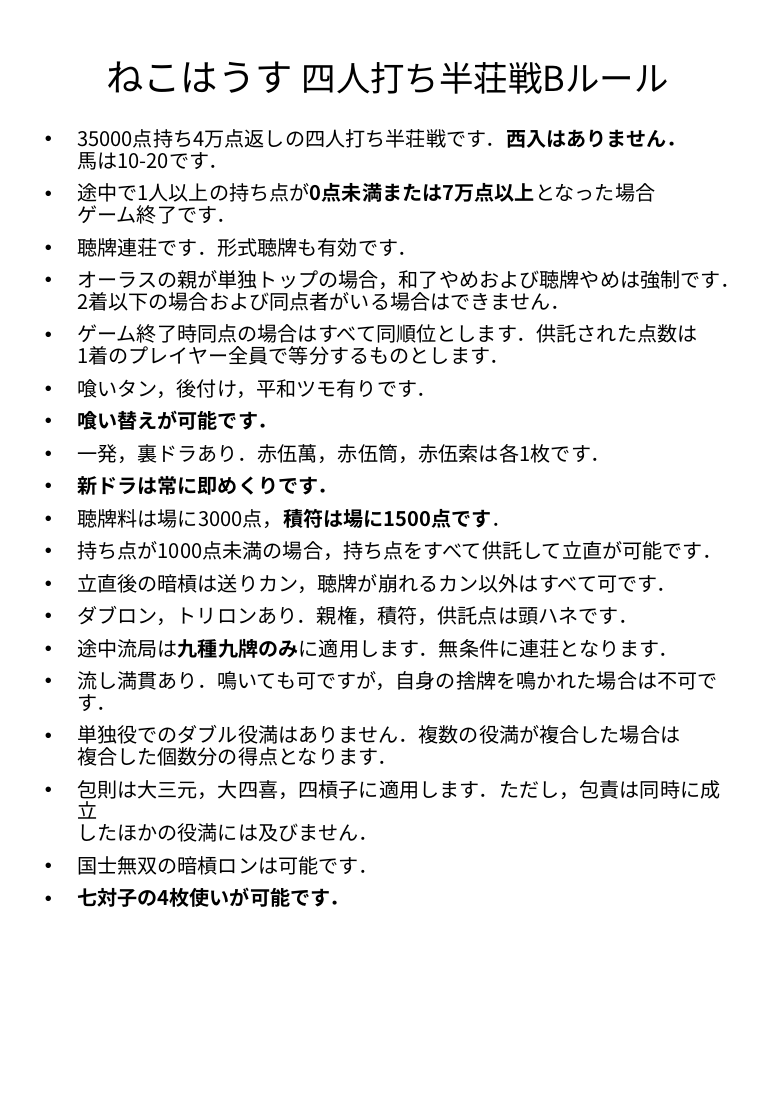
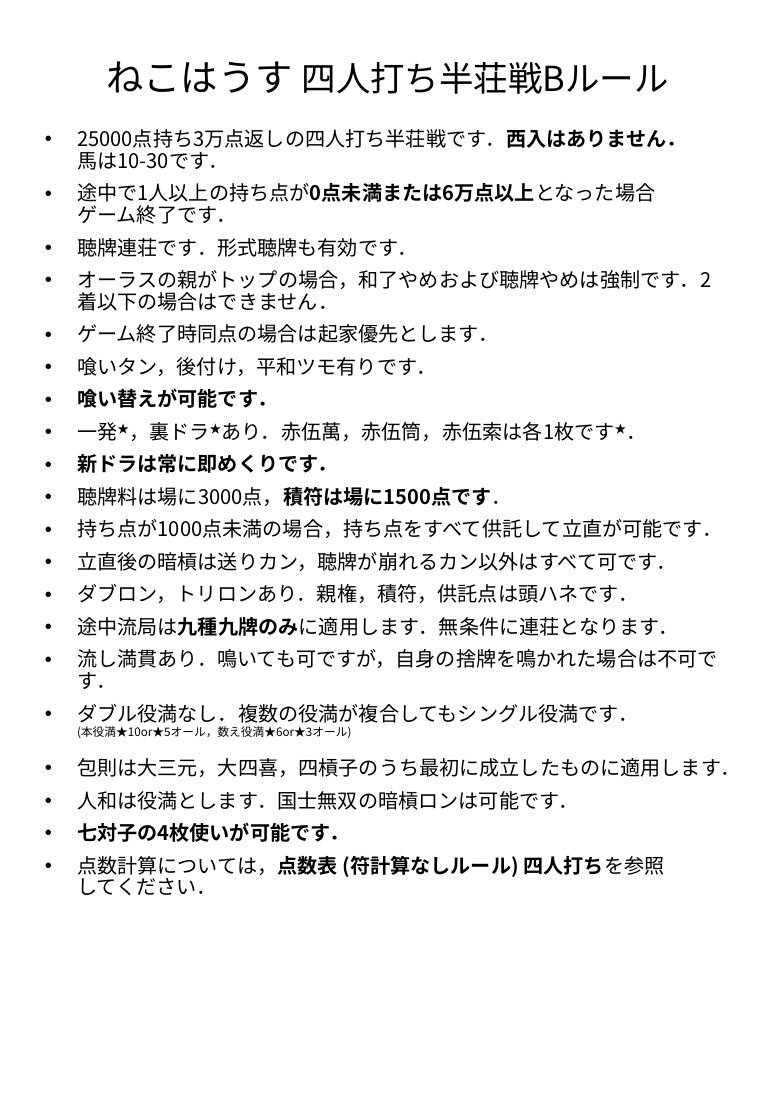
Before and after one commit to nkhrlab/neko-house, a slide deck: slide 4 of rules.pptx. Drawn at 775x1120 pixels with LibreOffice and Linux fonts; fonts in the diff are those of the drawing. Boxes give left, top, right and bottom in pixels: in the first picture for what was removed or moved away, otherwise in the second. Text is boxed around its words. In the diff, an @@ line names an element or a change of style, - is before the commit and + after.

Commit message:
ルール変更

```diff
--- a/rules.pptx
+++ b/rules.pptx
@@ subtitle at (77,129,687,224): text changed @@
-• 35000点持ち4万点返しの四人打ち半荘戦です．西入はありません．
-  馬は10-20です．
-• 途中で1人以上の持ち点が0点未満または7万点以上となった場合
-  ゲーム終了です．
+• 25000点持ち3万点返しの四人打ち半荘戦です．西入はありません．
+  馬は10-30です．
+• 途中で1人以上の持ち点が0点未満または6万点以上となった場合
+  ゲーム終了です．
@@ subtitle at (77,270,712,343): text changed @@
-• オーラスの親が単独トップの場合，和了やめおよび聴牌やめは強制です．2着以下の場合および同点者がいる場合はできません．
-• ゲーム終了時同点の場合はすべて同順位とします．供託された点数は
-  1着のプレイヤー全員で等分するものとします．
+• オーラスの親がトップの場合，和了やめおよび聴牌やめは強制です．2着以下の場合はできません．
+• ゲーム終了時同点の場合は起家優先とします．
@@ subtitle at (77,422,614,441): text changed @@
-• 一発，裏ドラあり．赤伍萬，赤伍筒，赤伍索は各1枚です．
+• 一発★，裏ドラ★あり．赤伍萬，赤伍筒，赤伍索は各1枚です★．
@@ subtitle at (77,704,740,810): text changed @@
-• 単独役でのダブル役満はありません．複数の役満が複合した場合は
-  複合した個数分の得点となります．
-• 包則は大三元，大四喜，四槓子に適用します．ただし，包責は同時に成立
-  したほかの役満には及びません．
-• 国士無双の暗槓ロンは可能です．
+• ダブル役満なし．複数の役満が複合してもシングル役満です．
+  (本役満★10or★5オール，数え役満★6or★3オール)
+• 包則は大三元，大四喜，四槓子のうち最初に成立したものに適用します．
+• 人和は役満とします．国士無双の暗槓ロンは可能です．
@@ subtitle at (77,856,665,895): paragraph added @@
+• 点数計算については，点数表 (符計算なしルール) 四人打ちを参照
+  してください．
```
Also in this commit, not shown: 12 other slides changed, 2 other files.
